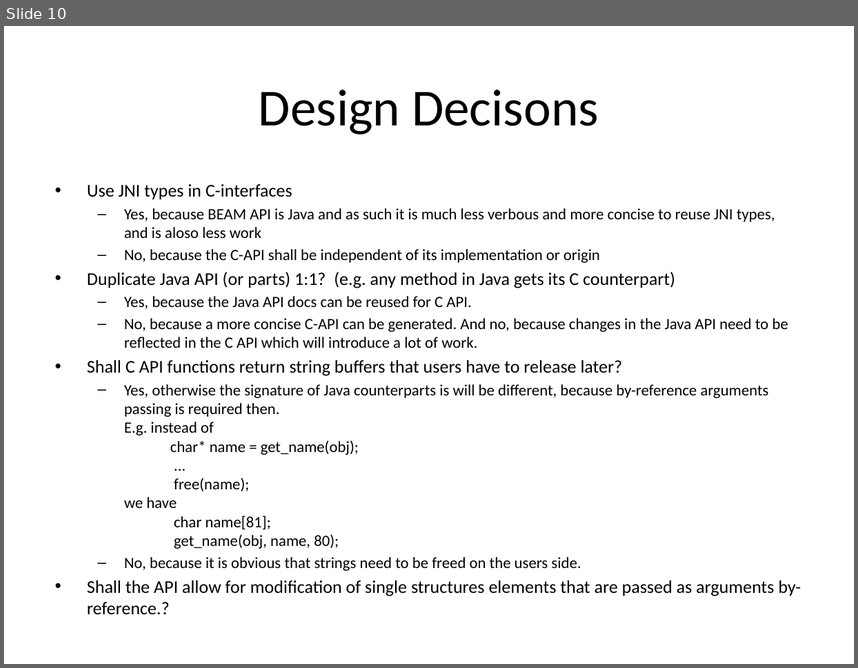
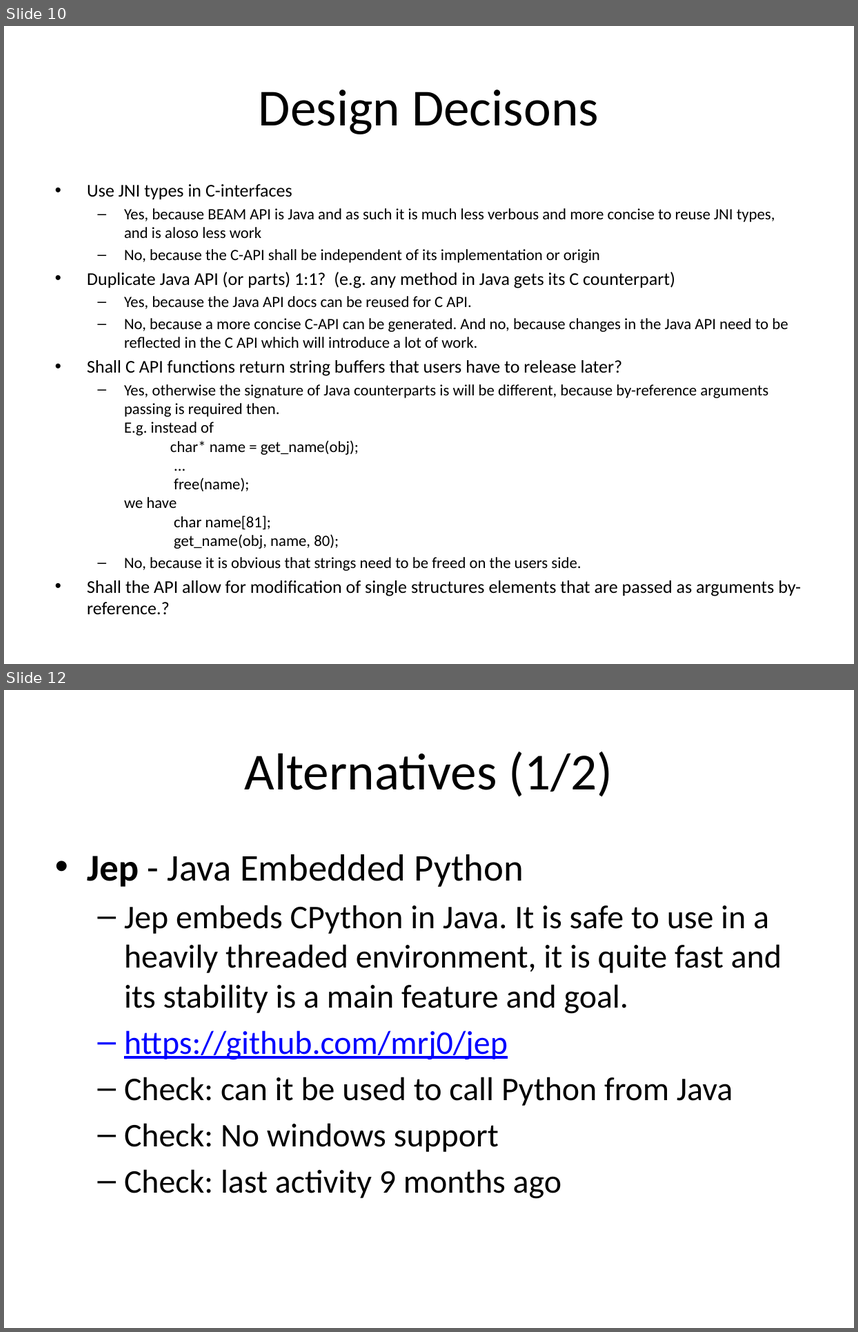
Before and after one commit to bcdev/beam-extapi, a slide deck: docs/beam-extapi.pptx. Shown one above the other, each under a label of ours: slide 10 before the commit, slides 10 and 12 after it; the slides between them are not shown. The pictures are 858x668 and 858x1332 pixels, drawn with LibreOffice and Linux fonts; fonts in the diff are those of the drawing. Boxes give left, top, right and bottom in pixels: in the first picture for what was removed or moved away, otherwise in the second. Text is boxed around its words. In the diff, an @@ line names an element or a change of style, - is before the commit and + after.

```diff
--- a/docs/beam-extapi.pptx
+++ b/docs/beam-extapi.pptx
@@ slide 12 added at [4,690,854,1328], background #FFFFFF @@
@@ title added at [245,751,613,797], 44 pt, text #000000 @@
+Alternatives (1/2)
@@ text added at [87,854,782,1199], 28 pt, text #000000 @@
+• Jep - Java Embedded Python
+  – Jep embeds CPython in Java. It is safe to use in a heavily threaded environment, it is quite fast and its stability is a main feature and goal.
+  – https://github.com/mrj0/jep
+  – Check: can it be used to call Python from Java
+  – Check: No windows support
+  – Check: last activity 9 months ago
```
Also in this commit, not shown: 2 other slides added.
